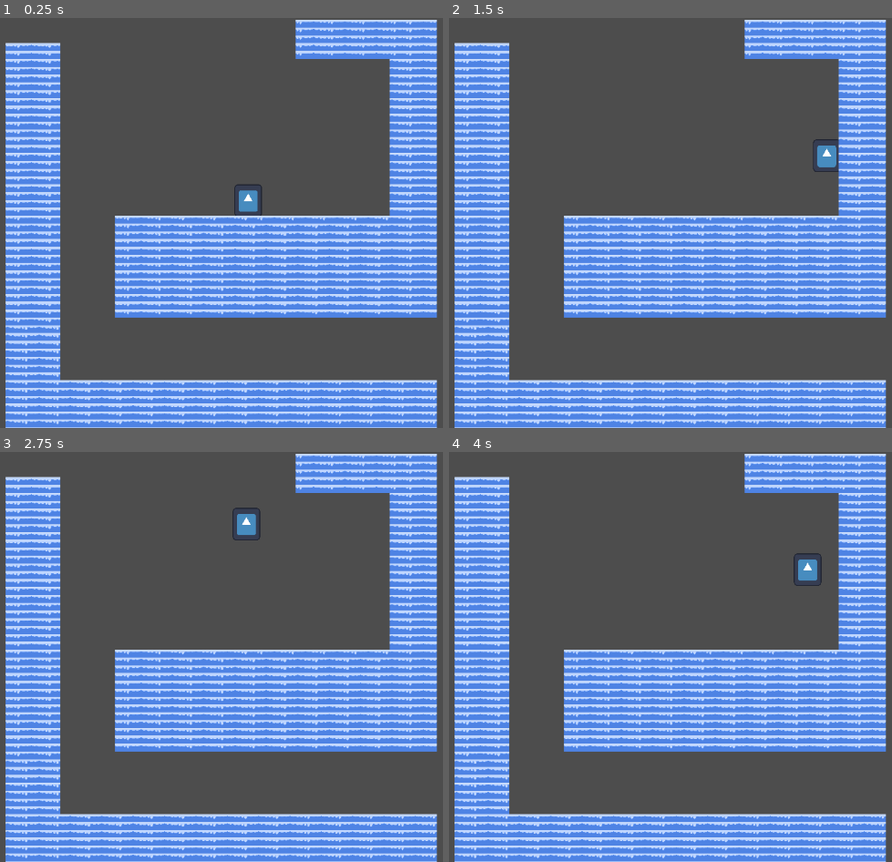
Above: before the commit, frames 1-4 (two rows, left to right).
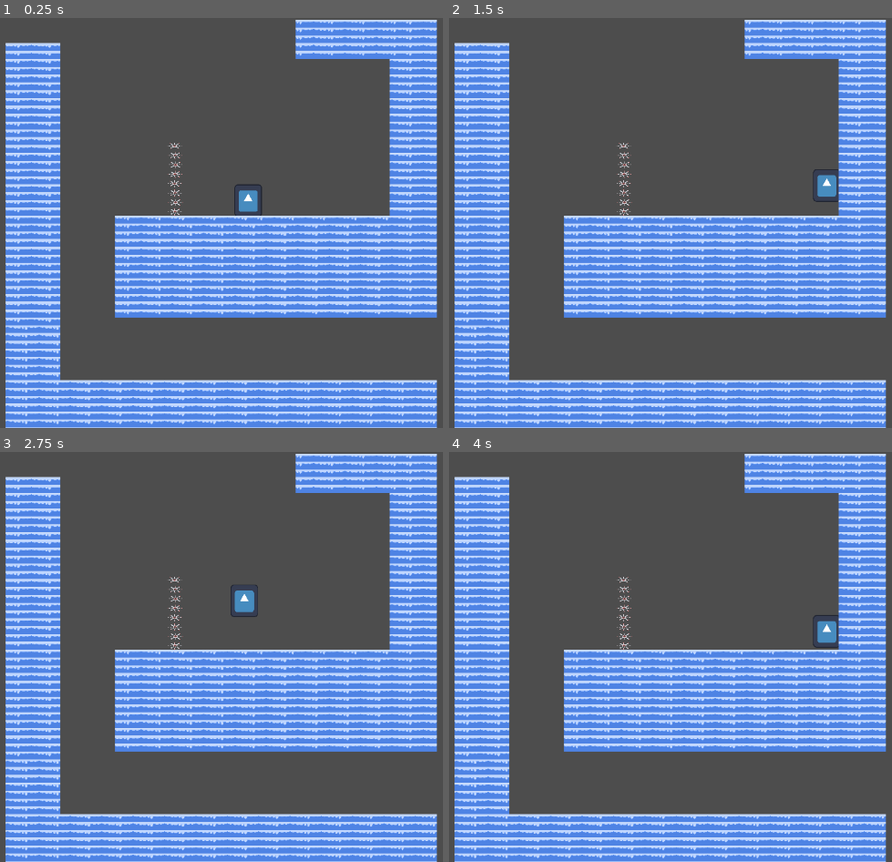
Above: after the commit, the same moments.

Repository: Flim77/ComeBack_Jam
Game: Godot game, scene res://Scenes/Test.tscn
The game is run twice, just before and just after one commit, with the same random seed, the same clock (stepped at 60 frames per second) and the same inputs. The engine's default icon, where the game draws it, is replaced by a stand-in: a white triangle on a blue panel in a dark square.
Inputs:
- Up to frame 1 (0.25 s): no input
- Up to frame 2 (1.5 s): tap Enter at 0.5 s; hold Right (move_right) from 0.53 s (still down); tap Shift (dash) at 0.6 s; tap Space (jump) at 0.77, 1.07 s; tap E (split, bound only after the commit) at 0.8, 1.35 s
- Up to frame 3 (2.75 s): tap Space (jump) at 1.52, 1.55, 1.82, 2.1 s; release Right (move_right) at 2.03 s; hold Left (move_left) from 2.03 s (still down); tap Shift (dash) at 2.3 s
- Up to frame 4 (4 s): release Left (move_left) at 2.78 s; hold Right (move_right) from 2.78 s (still down); tap Shift (dash) at 2.85 s; tap Space (jump) at 3.02, 3.32, 3.77, 3.8 s; tap E (split, bound only after the commit) at 3.05, 3.6 s

The runs differ from the first frame. In frame 1, 0.1% of the frame differs, in the area x 37-42%, y 30-49%; in frame 2, 0.7%; in frame 3, 0.8%, in the area x 37-59%, y 13-49%; in frame 4, 0.8%.

Commit message:
Player done?
Added the rest of player abilities and set up for the unlocks

Diff:
--- a/come-back/Scenes/Test.tscn
+++ b/come-back/Scenes/Test.tscn
@@ -2,6 +2,7 @@
 
 [ext_resource type="PackedScene" uid="uid://co84lr3nqpll1" path="res://Scenes/player.tscn" id="1_ko2s7"]
 [ext_resource type="Texture2D" uid="uid://cjb24hksh0lxt" path="res://Images/TileMap.png" id="2_gxb1y"]
+[ext_resource type="PackedScene" uid="uid://b73ckwjjyexda" path="res://Scenes/passWall.tscn" id="3_0dy5s"]
 
 [sub_resource type="TileSetAtlasSource" id="TileSetAtlasSource_0dy5s"]
 texture = ExtResource("2_gxb1y")
@@ -129,3 +130,6 @@
 position = Vector2(105, 31.999992)
 scale = Vector2(2.8298318, 2.168859)
 zoom = Vector2(0.215, 0.215)
+
+[node name="StaticBody2D" parent="." unique_id=997201193 instance=ExtResource("3_0dy5s")]
+position = Vector2(-133, -58)
--- /dev/null
+++ b/come-back/Scenes/passWall.tscn
@@ -0,0 +1,17 @@
+[gd_scene format=3 uid="uid://b73ckwjjyexda"]
+
+[ext_resource type="Texture2D" uid="uid://bf3dqbbseparu" path="res://Images/KillFlake.png" id="1_jh2o3"]
+
+[sub_resource type="RectangleShape2D" id="RectangleShape2D_f2nln"]
+size = Vector2(20, 144)
+
+[node name="StaticBody2D" type="StaticBody2D" unique_id=997201193]
+collision_layer = 2
+
+[node name="CollisionShape2D" type="CollisionShape2D" parent="." unique_id=1511432027]
+shape = SubResource("RectangleShape2D_f2nln")
+
+[node name="Sprite2D" type="Sprite2D" parent="." unique_id=274929624]
+rotation = 1.571733
+scale = Vector2(0.6001123, 1)
+texture = ExtResource("1_jh2o3")
--- a/come-back/Scenes/player.gd
+++ b/come-back/Scenes/player.gd
@@ -18,6 +18,11 @@
 # --- Wall ---
 @export var wall_slide_speed := 100.0
 @export var wall_jump_force := Vector2(300, -400)
+@export var wall_climb_speed := 80.0
+@export var wall_climb_hold_force := 50.0 # small stick force into wall
+
+# -- Elements grabs --
+@export var DeathTimer: Timer
 
 # --- States ---
 var jump_count := 0
@@ -26,15 +31,29 @@
 var dash_timer := 0.0
 var dash_dir := 0
 
+# ---Game Triggers ---
+var jumpUnlock = true
+var dashUnlock = true
+var wallJumpUnlock = true
+var airDashUnlock = true
+var mitosisUnlock = true
+# for faster speed and double jump we can edit
+# preexisting variables
+
 func _physics_process(delta):
 	apply_gravity(delta)
 	handle_movement(delta)
-	handle_jump()
-	handle_dash(delta)
-	handle_wall()
+
+	if jumpUnlock:
+		handle_jump()
+	if dashUnlock:
+		handle_dash(delta)
+	if wallJumpUnlock:
+		handle_wall()
+	if mitosisUnlock:
+		handle_mitosis()
 
 	move_and_slide()
-
 	reset_states()
 
 
@@ -68,8 +87,20 @@
 
 
 func handle_wall():
-	if is_on_wall() and not is_on_floor() and velocity.y > 0:
-		velocity.y = min(velocity.y, wall_slide_speed)
+	var touching_wall = is_on_wall() and not is_on_floor()
+	var input_dir = Input.get_axis("move_left", "move_right")
+	var vertical_input = Input.get_axis("move_up", "move_down")
+
+	if touching_wall:
+		var wall_normal = get_wall_normal().x
+		if input_dir != 0 and sign(input_dir) == -sign(wall_normal):
+			if vertical_input != 0:
+				velocity.y = vertical_input * wall_climb_speed
+			else:
+				velocity.y = 0
+			velocity.x = -wall_normal * wall_climb_hold_force
+		elif velocity.y > 0:
+			velocity.y = min(velocity.y, wall_slide_speed)
 
 func wall_jump():
 	var wall_dir = get_wall_normal().x
@@ -108,3 +139,20 @@
 	if is_on_floor():
 		jump_count = 0
 		can_dash = true
+
+func pass_block():
+	set_collision_mask_value(2, false)
+
+func handle_mitosis():
+	if Input.is_action_just_pressed("split"):
+		DeathTimer.start()
+
+
+func death():
+	#add your death animation or whatevs
+
+	await get_tree().create_timer(2.0).timeout
+	get_tree().reload_current_scene()
+
+func _on_death_timer_timeout() -> void:
+	death()
--- a/come-back/Scenes/player.tscn
+++ b/come-back/Scenes/player.tscn
@@ -8,9 +8,12 @@
 
 [node name="Player" type="Node2D" unique_id=1596911018]
 
-[node name="CharacterBody2D" type="CharacterBody2D" parent="." unique_id=939211943]
+[node name="CharacterBody2D" type="CharacterBody2D" parent="." unique_id=939211943 node_paths=PackedStringArray("DeathTimer")]
 position = Vector2(70, -63)
+collision_layer = 3
+collision_mask = 3
 script = ExtResource("1_cvnsp")
+DeathTimer = NodePath("../DeathTimer")
 
 [node name="Icon" type="Sprite2D" parent="CharacterBody2D" unique_id=2058208569]
 position = Vector2(1, -1)
@@ -19,3 +22,9 @@
 [node name="CollisionShape2D" type="CollisionShape2D" parent="CharacterBody2D" unique_id=2094173348]
 position = Vector2(0.5, 0)
 shape = SubResource("RectangleShape2D_onrkg")
+
+[node name="DeathTimer" type="Timer" parent="." unique_id=652407585]
+wait_time = 15.0
+autostart = true
+
+[connection signal="timeout" from="DeathTimer" to="CharacterBody2D" method="_on_death_timer_timeout"]
--- a/come-back/project.godot
+++ b/come-back/project.godot
@@ -40,13 +40,28 @@
 jump={
 "deadzone": 0.2,
 "events": [Object(InputEventKey,"resource_local_to_scene":false,"resource_name":"","device":-1,"window_id":0,"alt_press …(191 unchanged characters)…
-, Object(InputEventKey,"resource_local_to_scene":false,"resource_name":"","device":-1,"window_id":0,"alt_pressed":false,"shift_pressed":false,"ctrl_pressed":false,"meta_pressed":false,"pressed":false,"keycode":0,"physical_keycode":4194320,"key_label":0,"unicode":0,"location":0,"echo":false,"script":null)
-, Object(InputEventKey,"resource_local_to_scene":false,"resource_name":"","device":-1,"window_id":0,"alt_pressed":false,"shift_pressed":false,"ctrl_pressed":false,"meta_pressed":false,"pressed":false,"keycode":0,"physical_keycode":87,"key_label":0,"unicode":119,"location":0,"echo":false,"script":null)
 ]
 }
 dash={
 "deadzone": 0.2,
 "events": [Object(InputEventKey,"resource_local_to_scene":false,"resource_name":"","device":-1,"window_id":0,"alt_press …(195 unchanged characters)…
+]
+}
+split={
+"deadzone": 0.2,
+"events": [Object(InputEventKey,"resource_local_to_scene":false,"resource_name":"","device":-1,"window_id":0,"alt_pressed":false,"shift_pressed":false,"ctrl_pressed":false,"meta_pressed":false,"pressed":false,"keycode":0,"physical_keycode":69,"key_label":0,"unicode":101,"location":0,"echo":false,"script":null)
+]
+}
+move_up={
+"deadzone": 0.2,
+"events": [Object(InputEventKey,"resource_local_to_scene":false,"resource_name":"","device":-1,"window_id":0,"alt_pressed":false,"shift_pressed":false,"ctrl_pressed":false,"meta_pressed":false,"pressed":false,"keycode":0,"physical_keycode":87,"key_label":0,"unicode":119,"location":0,"echo":false,"script":null)
+, Object(InputEventKey,"resource_local_to_scene":false,"resource_name":"","device":-1,"window_id":0,"alt_pressed":false,"shift_pressed":false,"ctrl_pressed":false,"meta_pressed":false,"pressed":false,"keycode":0,"physical_keycode":4194320,"key_label":0,"unicode":0,"location":0,"echo":false,"script":null)
+]
+}
+move_down={
+"deadzone": 0.2,
+"events": [Object(InputEventKey,"resource_local_to_scene":false,"resource_name":"","device":-1,"window_id":0,"alt_pressed":false,"shift_pressed":false,"ctrl_pressed":false,"meta_pressed":false,"pressed":false,"keycode":0,"physical_keycode":4194322,"key_label":0,"unicode":0,"location":0,"echo":false,"script":null)
+, Object(InputEventKey,"resource_local_to_scene":false,"resource_name":"","device":-1,"window_id":0,"alt_pressed":false,"shift_pressed":false,"ctrl_pressed":false,"meta_pressed":false,"pressed":false,"keycode":0,"physical_keycode":83,"key_label":0,"unicode":115,"location":0,"echo":false,"script":null)
 ]
 }
 
